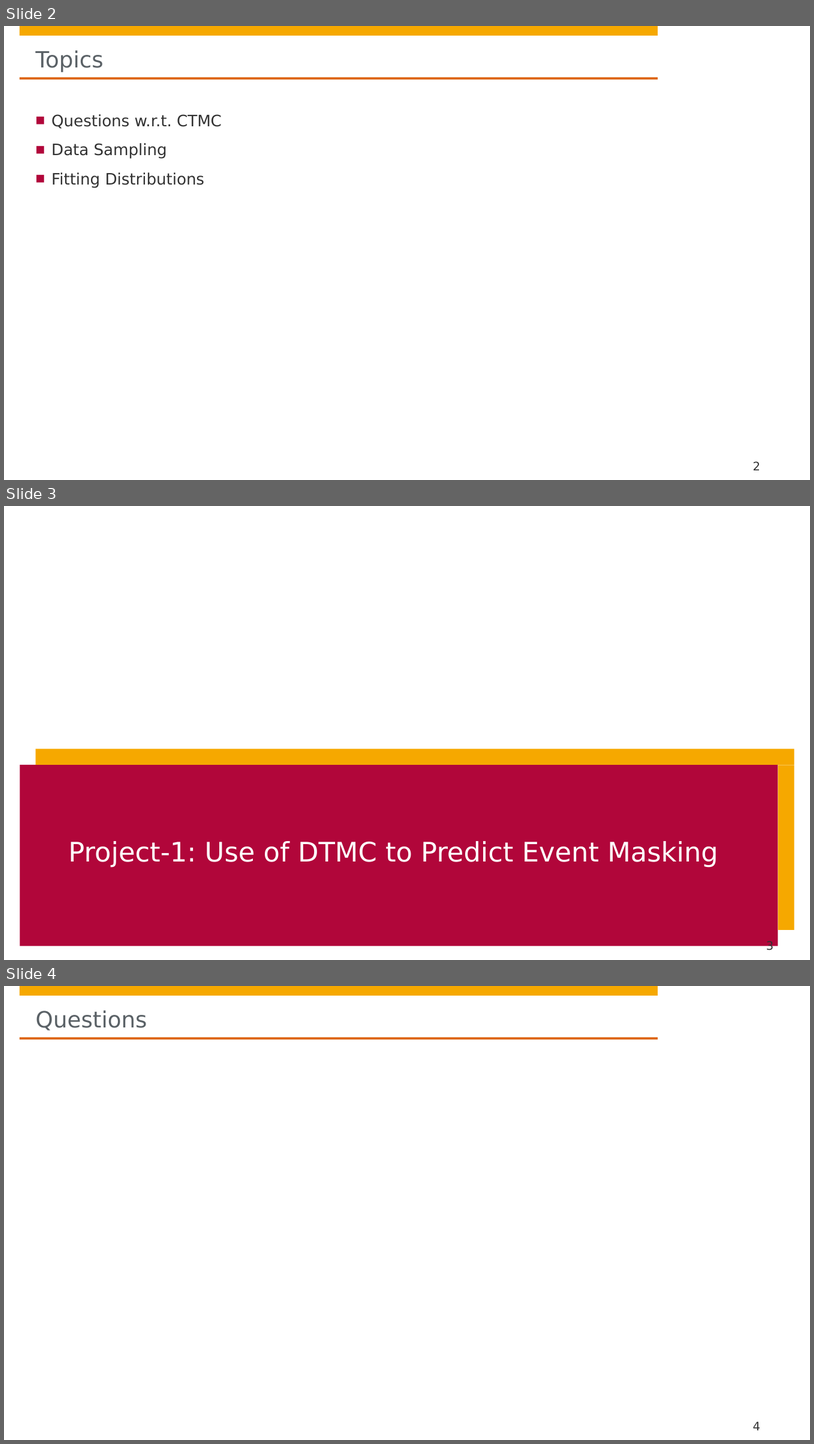
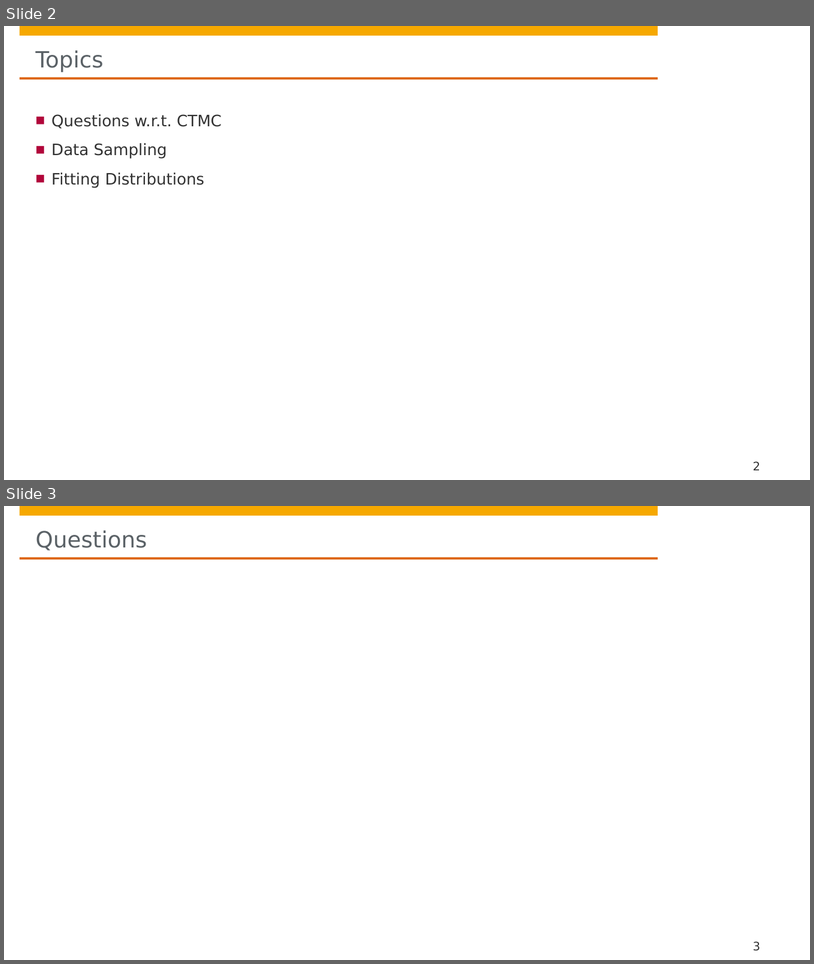
Before and after one commit to hpi-sam/HMM-Learning4SAS, a slide deck: projects/CTMC/P4 - Continuous Time Markov Chains.pptx. Shown one above the other, each under a label of ours: slides 2, 3 and 4 before the commit, slides 2 and 3 after it. The pictures are 814x1444 and 814x964 pixels, drawn with LibreOffice and Linux fonts; fonts in the diff are those of the drawing; grey boxes stand for pictures; background and template pictures are left out. Boxes give left, top, right and bottom in pixels: in the first picture for what was removed or moved away, otherwise in the second. Text is boxed around its words. In the diff, an @@ line names an element or a change of style, - is before the commit and + after.

```diff
--- a/projects/CTMC/P4 - Continuous Time Markov Chains.pptx
+++ b/projects/CTMC/P4 - Continuous Time Markov Chains.pptx
@@ slide 3 removed at (4, 506, 810, 960), background #FFFFFF; not listed: 4 template elements that a slide beside it also shows @@
@@ rectangle removed at (14, 506, 659, 609) @@
@@ rectangle removed at (35, 748, 795, 765) @@
@@ rectangle removed at (20, 765, 779, 946) @@
@@ rectangle removed at (779, 765, 795, 930) @@
@@ title removed at (68, 841, 719, 867) @@
-Project-1: Use of DTMC to Predict Event Masking
@@ page number removed at (767, 940, 774, 953) @@
-3
@@ what was slide 4 is now slide 3 @@
@@ page number at (753, 941, 761, 951): text changed @@
-4
+3
```
Also in this commit, not shown: 1 slide changed.
